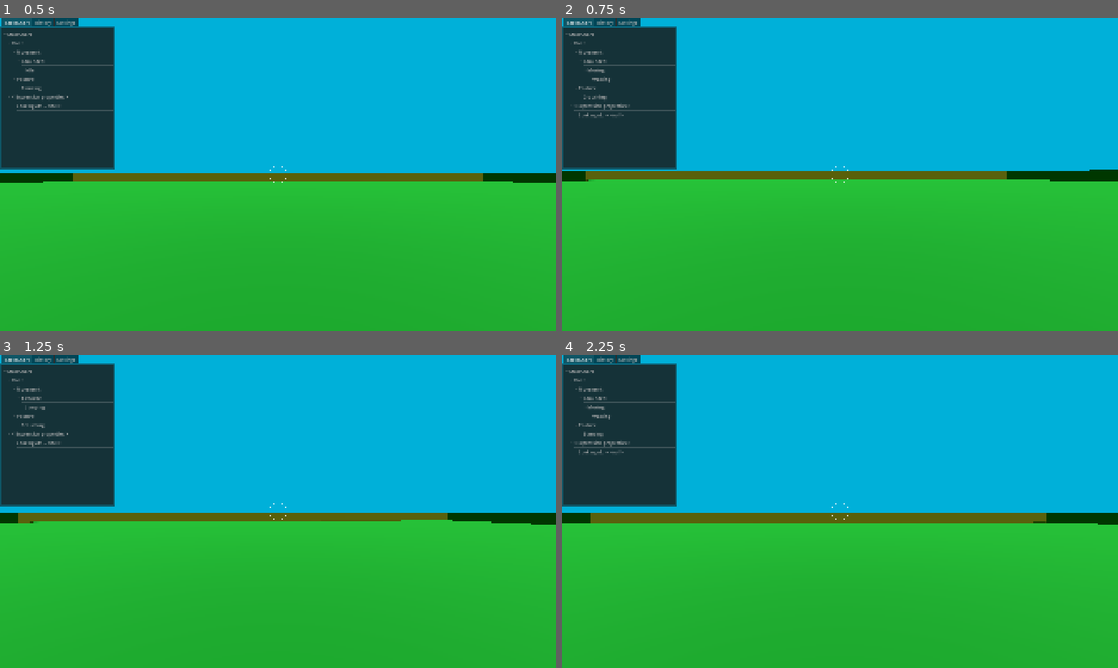
Above: before the commit, frames 1-4 (two rows, left to right).
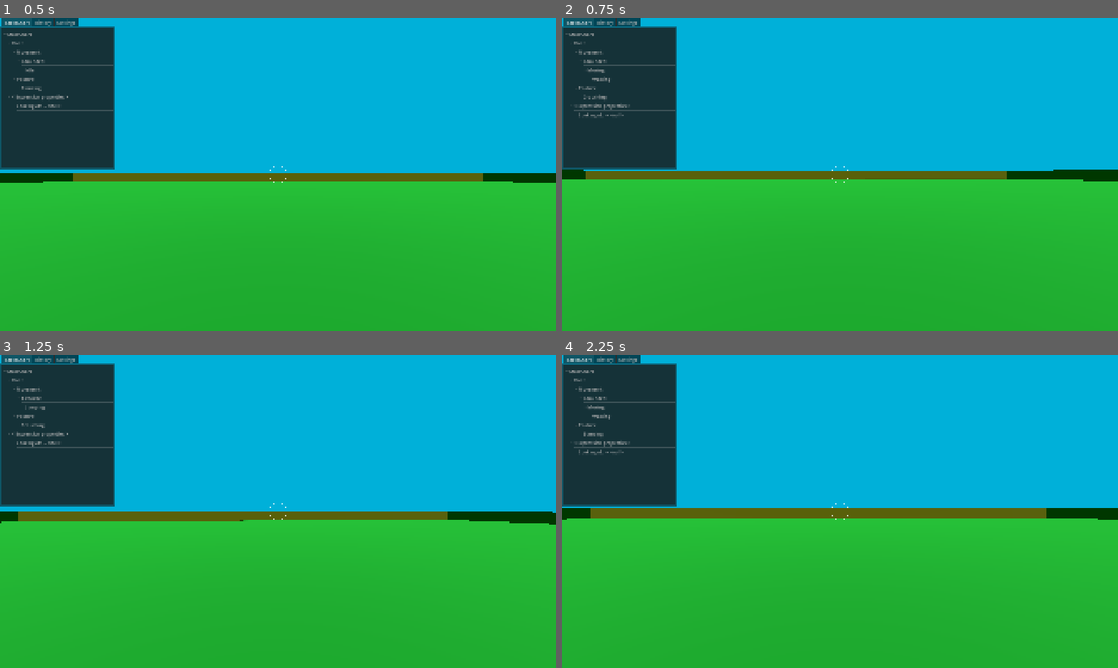
Above: after the commit, the same moments.

Repository: janisl/rpg-core
Game: Godot game, scene res://systems/main_scene.tscn
Two runs of this game, one before a commit and one after it. Both use one fixed random seed, a clock stepped at 60 frames per second and the inputs below.
Inputs (mouse positions are in pixels of both pictures, inside the frame that each line leads up to):
- Up to frame 1 (0.5 s): no input
- Up to frame 2 (0.75 s): tap Enter at 0.5 s; move the mouse to (867, 174) at 0.52 s; hold W (forward) from 0.53 s (still down); hold Shift (crouch) from 0.53 s (still down)
- Up to frame 3 (1.25 s): keep holding W (forward); keep holding Shift (crouch); tap Space (jump) at 0.77, 1.07 s; tap Ctrl (sprint) at 0.8 s
- Up to frame 4 (2.25 s): keep holding W (forward); move the mouse to (812, 511) at 1.27 s; release Shift (crouch) at 1.28 s; tap Ctrl (sprint) at 1.35 s; tap Space (jump) at 1.52, 1.82 s; tap Z (test, bound only after the commit) at 1.55 s; move the mouse to (851, 505) at 2.02 s; hold Z (test, bound only after the commit) from 2.03 s (still down)

Frame 1 is identical in both runs. In frame 2, 0.1% of the frame differs, in the area x 0-95%, y 48-53%; in frame 3, 0.7%; in frame 4, 3.1%, in the area x 0-100%, y 48-55%.

Commit message:
Add camera effects for movement tilt and fall damage.

Diff:
--- /dev/null
+++ b/actors/player/camera_effects.gd
@@ -0,0 +1,66 @@
+class_name CameraEffects
+extends Camera3D
+
+@export_group("References")
+@export var player: Player
+
+@export_group("Run tilt")
+@export var enable_tilt := true
+@export var run_pitch := 0.1
+@export var run_roll := 0.25
+@export var max_pitch := 1.0
+@export var max_roll := 2.5
+
+@export_group("Fall kick")
+@export var enable_fall_kick := true
+@export var fall_time := 0.3
+
+var _fall_value := 0.0
+var _fall_timer := 0.0
+
+
+func _process(delta: float) -> void:
+	_calcuate_view_offset(delta)
+
+
+func _unhandled_input(event: InputEvent) -> void:
+	if event.is_action_pressed("test"):
+		add_fall_kick(2.0)
+
+
+func _calcuate_view_offset(delta: float) -> void:
+	if not player:
+		return
+
+	_fall_timer -= delta
+
+	var velocity := player.velocity
+
+	var angles := Vector3.ZERO
+	var offset := Vector3.ZERO
+
+	if enable_tilt:
+		var forward := global_transform.basis.z
+		var right := global_transform.basis.x
+
+		var forward_dot := velocity.dot(forward)
+		var forward_tilt := clampf(forward_dot * deg_to_rad(run_pitch), deg_to_rad(-max_pitch), deg_to_rad(max_pitch))
+		angles.x += forward_tilt
+
+		var right_dot := velocity.dot(right)
+		var side_tilt := clampf(right_dot * deg_to_rad(run_roll), deg_to_rad(-max_roll), deg_to_rad(max_roll))
+		angles.z += side_tilt
+
+	if enable_fall_kick:
+		var fall_ratio = max(0.0, _fall_timer / fall_time)
+		var fall_kick_amount = fall_ratio * _fall_value
+		angles.x -= fall_kick_amount
+		offset.y -= fall_kick_amount
+
+	position = offset
+	rotation = angles
+
+
+func add_fall_kick(fall_strength: float) -> void:
+	_fall_value = deg_to_rad(fall_strength)
+	_fall_timer = fall_time
--- a/actors/player/player.gd
+++ b/actors/player/player.gd
@@ -5,23 +5,27 @@
 
 @export_group("References")
 @export var camera_controller: CameraController
+@export var camera_effects: CameraEffects
 @export var state_chart: StateChart
 @export var standing_collision: CollisionShape3D
 @export var crouching_collision: CollisionShape3D
 @export var crouch_check: ShapeCast3D
 @export var interaction_ray_cast: InteractionRayCast
 @export_group("Movement settings")
-@export var acceleration: float = 0.2
-@export var deceleration: float = 0.5
-@export var default_speed: float = 7.0
-@export var sprint_speed: float = 3.0
-@export var crouch_speed: float = -5.0
-@export var jump_velocity: float = 5.0
+@export var acceleration := 0.2
+@export var deceleration := 0.5
+@export var default_speed := 7.0
+@export var sprint_speed := 3.0
+@export var crouch_speed := -5.0
+@export var jump_velocity := 5.0
+@export_group("Effect settings")
+@export var fall_velocity_threshold := -5.0
 
-var _speed: float = 0
-var _sprint_modifier: float = 0
-var _crouch_modifier: float = 0
+var _speed := 0.0
+var _sprint_modifier := 0.0
+var _crouch_modifier := 0.0
 var input_dir := Vector2.ZERO
+var current_fall_velocity := 0.0
 
 
 func _physics_process(delta: float) -> void:
@@ -72,3 +76,12 @@
 
 func jump() -> void:
 	velocity.y += jump_velocity
+
+
+func check_fall_speed() -> bool:
+	if current_fall_velocity < fall_velocity_threshold:
+		current_fall_velocity = 0.0
+		return true
+	else:
+		current_fall_velocity = 0.0
+		return false
--- a/actors/player/player.tscn
+++ b/actors/player/player.tscn
@@ -6,6 +6,7 @@
 [ext_resource type="Script" uid="uid://c1vp0ojjvaby1" path="res://addons/godot_state_charts/parallel_state.gd" id="3_6p1w3"]
 [ext_resource type="Script" uid="uid://cpbru7gt1lbmj" path="res://actors/player/controllers/camera_controller.gd" id="3_12xki"]
 [ext_resource type="Script" uid="uid://jk2jm1g6q853" path="res://addons/godot_state_charts/compound_state.gd" id="4_15y17"]
+[ext_resource type="Script" uid="uid://dbeuckaub3kor" path="res://actors/player/camera_effects.gd" id="4_dqf5y"]
 [ext_resource type="Script" uid="uid://dra7tey8c0bv2" path="res://actors/player/components/interaction_ray_cast.gd" id="4_qrxv1"]
 [ext_resource type="Script" uid="uid://cytafq8i1y8qm" path="res://addons/godot_state_charts/atomic_state.gd" id="5_15y17"]
 [ext_resource type="Script" uid="uid://cf1nsco3w0mf6" path="res://addons/godot_state_charts/transition.gd" id="6_bop6h"]
@@ -31,9 +32,10 @@
 radius = 0.3
 height = 0.8
 
-[node name="Player" type="CharacterBody3D" unique_id=86196454 node_paths=PackedStringArray("camera_controller", "state_chart", "standing_collision", "crouching_collision", "crouch_check", "interaction_ray_cast")]
+[node name="Player" type="CharacterBody3D" unique_id=86196454 node_paths=PackedStringArray("camera_controller", "camera_effects", "state_chart", "standing_collision", "crouching_collision", "crouch_check", "interaction_ray_cast")]
 script = ExtResource("1_nvxhs")
 camera_controller = NodePath("CameraController")
+camera_effects = NodePath("CameraController/Camera")
 state_chart = NodePath("StateChart")
 standing_collision = NodePath("StandingCollision")
 crouching_collision = NodePath("CrouchingCollision")
@@ -62,7 +64,9 @@
 script = ExtResource("3_12xki")
 player = NodePath("..")
 
-[node name="Camera" type="Camera3D" parent="CameraController" unique_id=1332938429]
+[node name="Camera" type="Camera3D" parent="CameraController" unique_id=1332938429 node_paths=PackedStringArray("player")]
+script = ExtResource("4_dqf5y")
+player = NodePath("../..")
 
 [node name="InteractionRayCast" type="RayCast3D" parent="CameraController/Camera" unique_id=206725175]
 target_position = Vector3(0, 0, -3)
--- a/actors/player/state_machine/player_state_airborne.gd
+++ b/actors/player/state_machine/player_state_airborne.gd
@@ -4,4 +4,9 @@
 
 func _on_airborne_state_physics_processing(_delta: float) -> void:
 	if player.is_on_floor():
+		if player.check_fall_speed():
+			player.camera_effects.add_fall_kick(2.0)
+
 		player.state_chart.send_event("onGrounded")
+
+	player.current_fall_velocity = player.velocity.y
--- a/project.godot
+++ b/project.godot
@@ -78,6 +78,11 @@
 "events": [Object(InputEventKey,"resource_local_to_scene":false,"resource_name":"","device":-1,"window_id":0,"alt_press …(192 unchanged characters)…
 ]
 }
+test={
+"deadzone": 0.2,
+"events": [Object(InputEventKey,"resource_local_to_scene":false,"resource_name":"","device":-1,"window_id":0,"alt_pressed":false,"shift_pressed":false,"ctrl_pressed":false,"meta_pressed":false,"pressed":false,"keycode":0,"physical_keycode":90,"key_label":0,"unicode":122,"location":0,"echo":false,"script":null)
+]
+}
 
 [physics]
 
Not shown, added: actors/player/camera_effects.gd.uid
